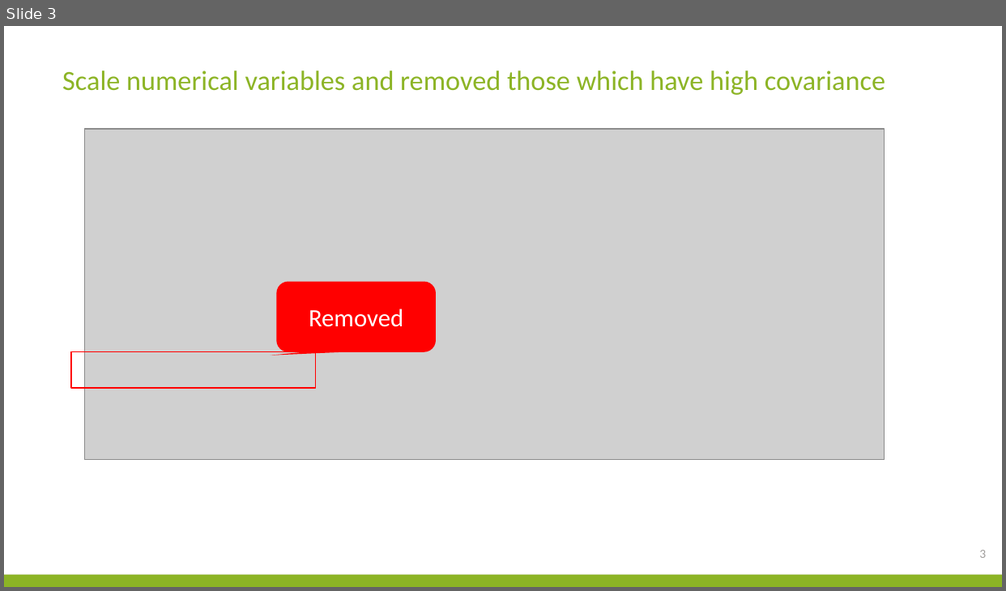
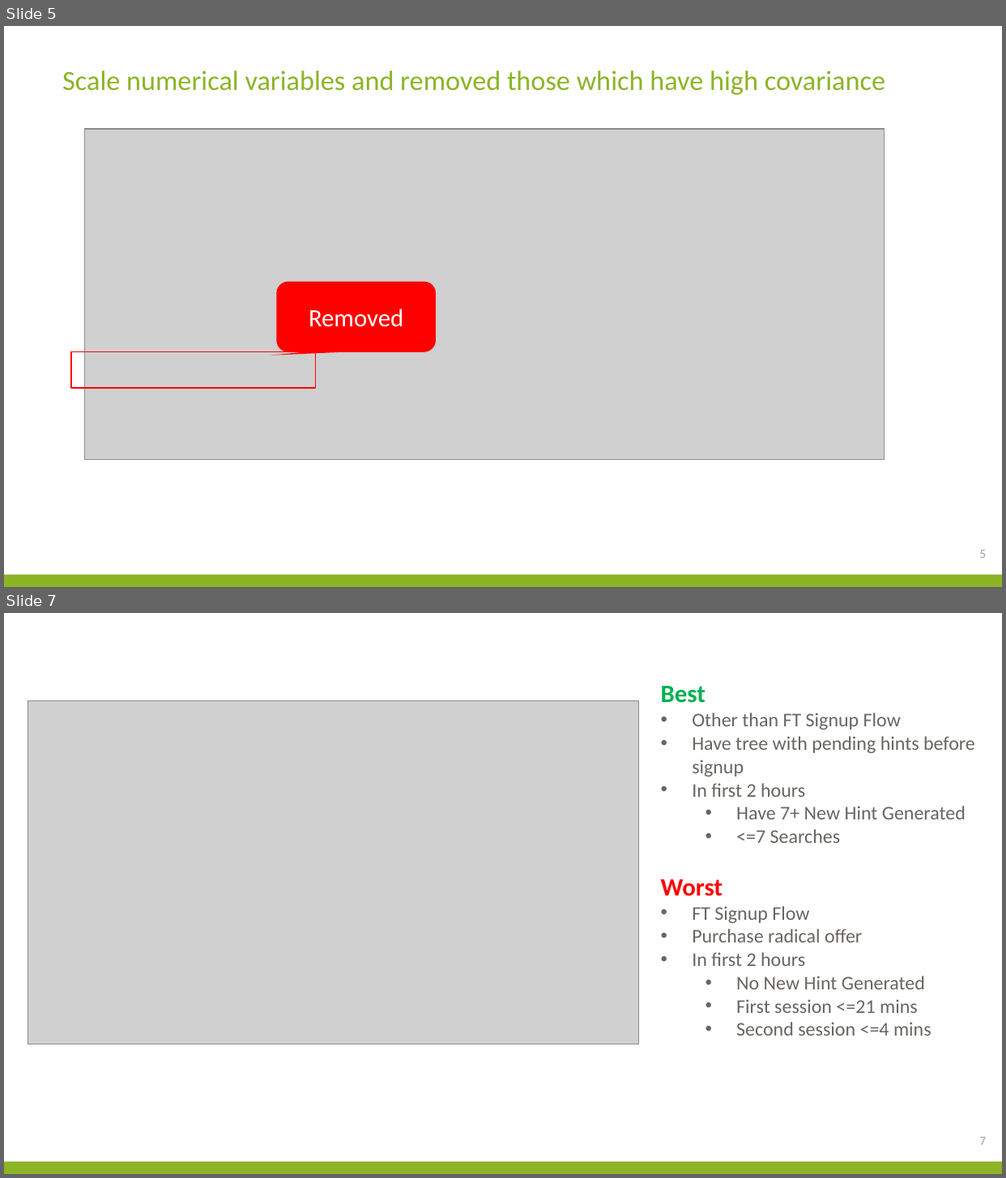
Before and after one commit to Jianqingwangcindy/DAT_SF_14, a slide deck: project/ProjectPresentation.pptx. Shown one above the other, each under a label of ours: slide 3 before the commit, slides 5 and 7 after it; the slides between them are not shown. The pictures are 1006x591 and 1006x1178 pixels, drawn with LibreOffice and Linux fonts; fonts in the diff are those of the drawing; grey boxes stand for pictures; background and template pictures are left out. Boxes give left, top, right and bottom in pixels: in the first picture for what was removed or moved away, otherwise in the second. Text is boxed around its words. In the diff, an @@ line names an element or a change of style, - is before the commit and + after.

```diff
--- a/project/ProjectPresentation.pptx
+++ b/project/ProjectPresentation.pptx
@@ slide 7 added at <box>4,613,1002,1174</box>, background #FFFFFF; not listed: 1 template element that a slide beside it also shows @@
@@ picture added at <box>28,700,639,1044</box> @@
@@ text added at <box>661,686,975,1036</box>, 14 pt, text #696560 @@
+Best
+• Other than FT Signup Flow
+• Have tree with pending hints before signup
+• In first 2 hours
+  • Have 7+ New Hint Generated
+  • <=7 Searches
+Worst
+• FT Signup Flow
+• Purchase radical offer
+• In first 2 hours
+  • No New Hint Generated
+  • First session <=21 mins
+  • Second session <=4 mins
@@ page number added at <box>979,1137,986,1145</box>, 9 pt, text #A19F9D @@
+7
@@ what was slide 3 is now slide 5 @@
@@ page number at <box>979,550,986,558</box>: text changed @@
-3
+5
```
Also in this commit, not shown: 3 slides changed, 13 other slides added, 2 slides removed, 9 other files.
